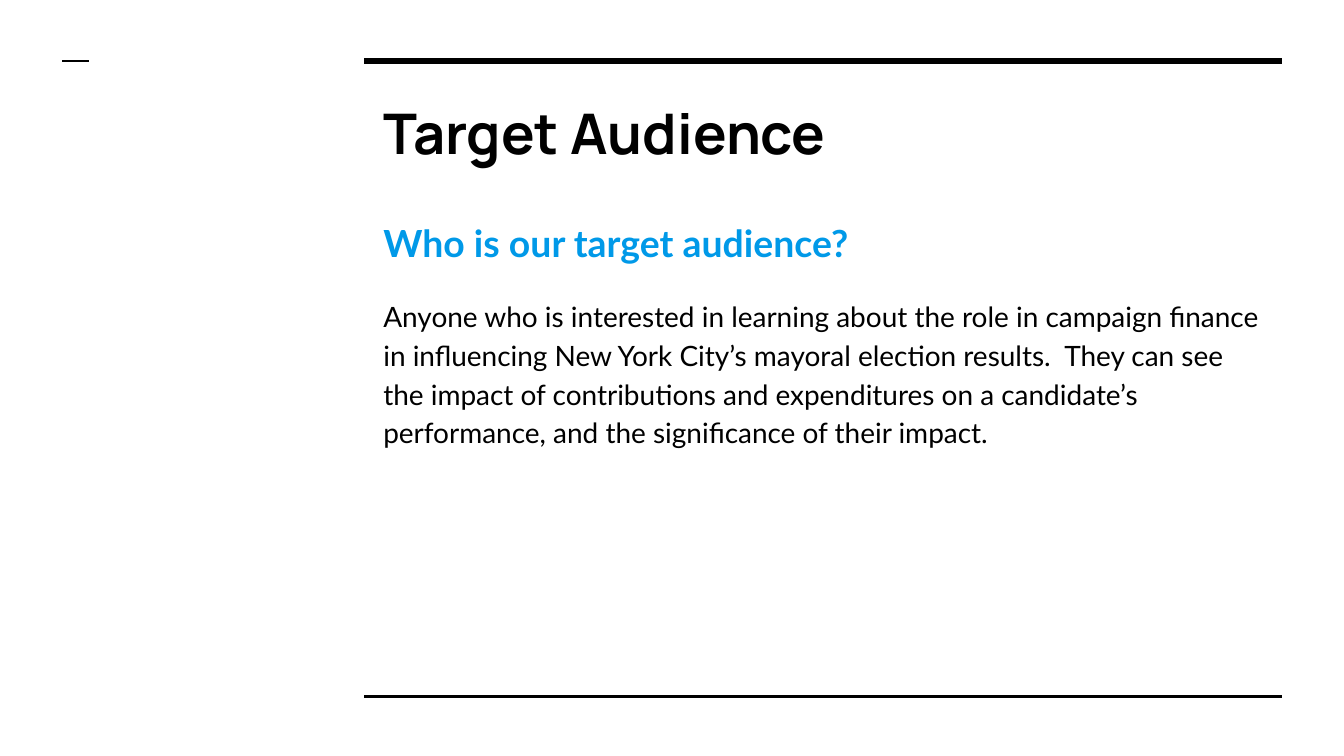
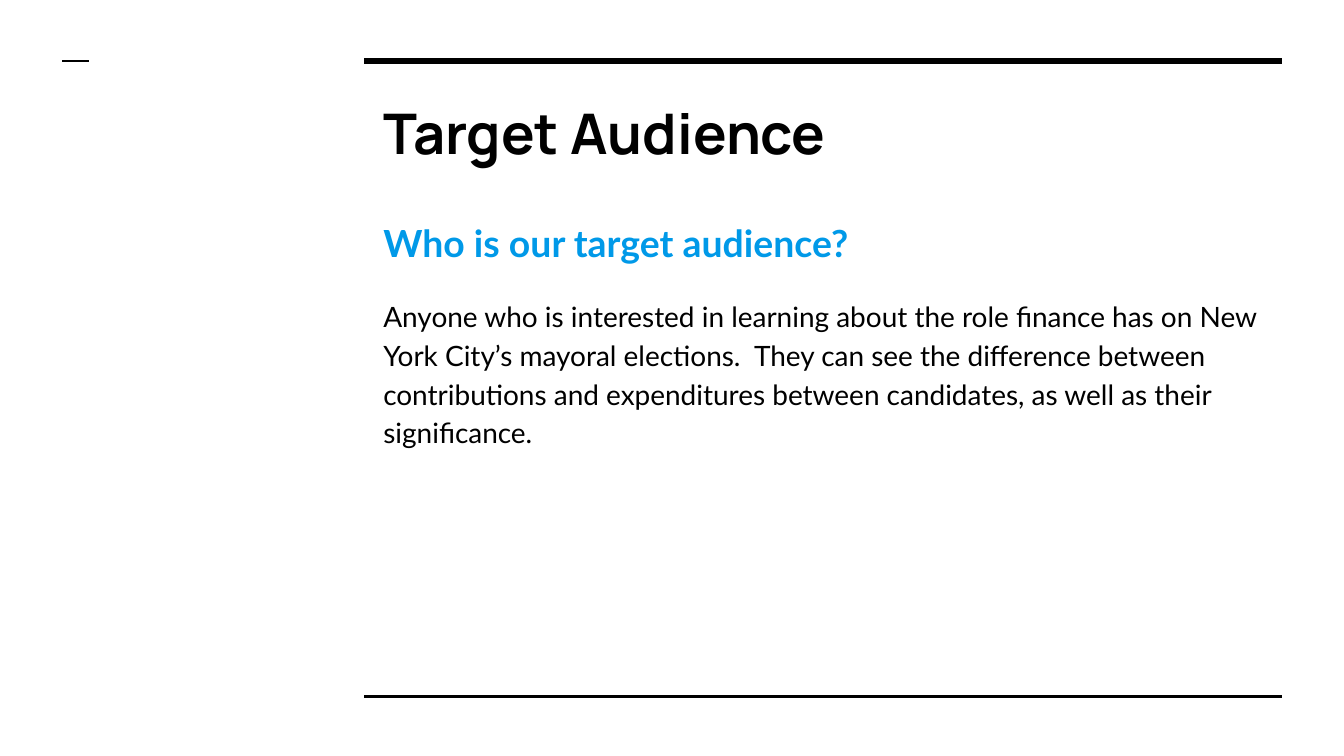
Before and after one commit to ssheggrud/Mod_20_Project, a slide deck: slide 4 of Presentation/Group5Presentation.pptx. Drawn at 1344x756 pixels with LibreOffice and Linux fonts; fonts in the diff are those of the drawing. Boxes give left, top, right and bottom in pixels: in the first picture for what was removed or moved away, otherwise in the second. Text is boxed around its words. In the diff, an @@ line names an element or a change of style, - is before the commit and + after.

```diff
--- a/Presentation/Group5Presentation.pptx
+++ b/Presentation/Group5Presentation.pptx
@@ text at [383, 306, 1258, 448]: text changed @@
-Anyone who is interested in learning about the role in campaign finance in influencing New York City’s mayoral election results. They can see the impact of contributions and expenditures on a candidate’s performance, and the significance of their impact.
+Anyone who is interested in learning about the role finance has on New York City’s mayoral elections. They can see the difference between contributions and expenditures between candidates, as well as their significance.
```
Also in this commit, not shown: 8 other slides changed, 3 slides added.
